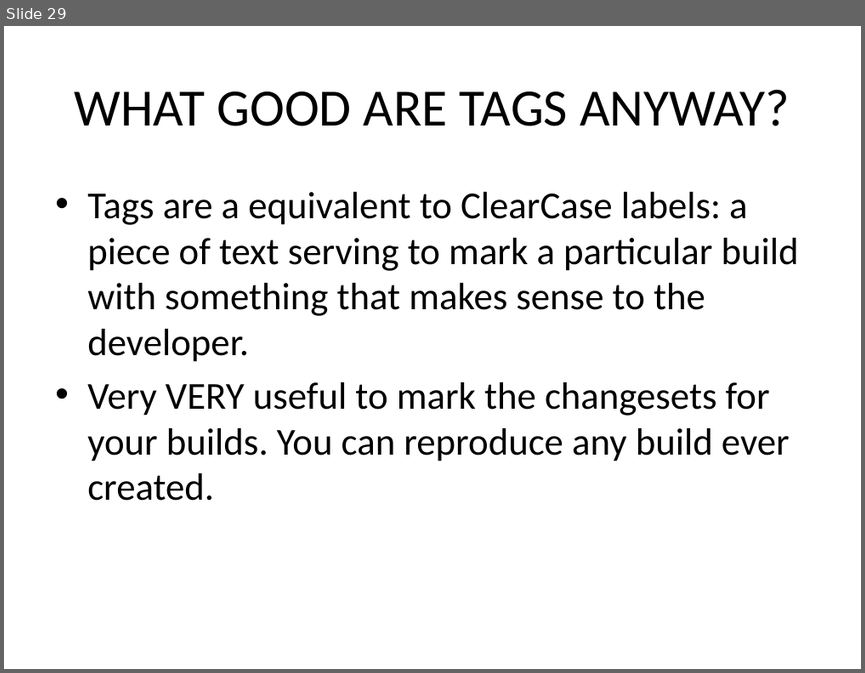
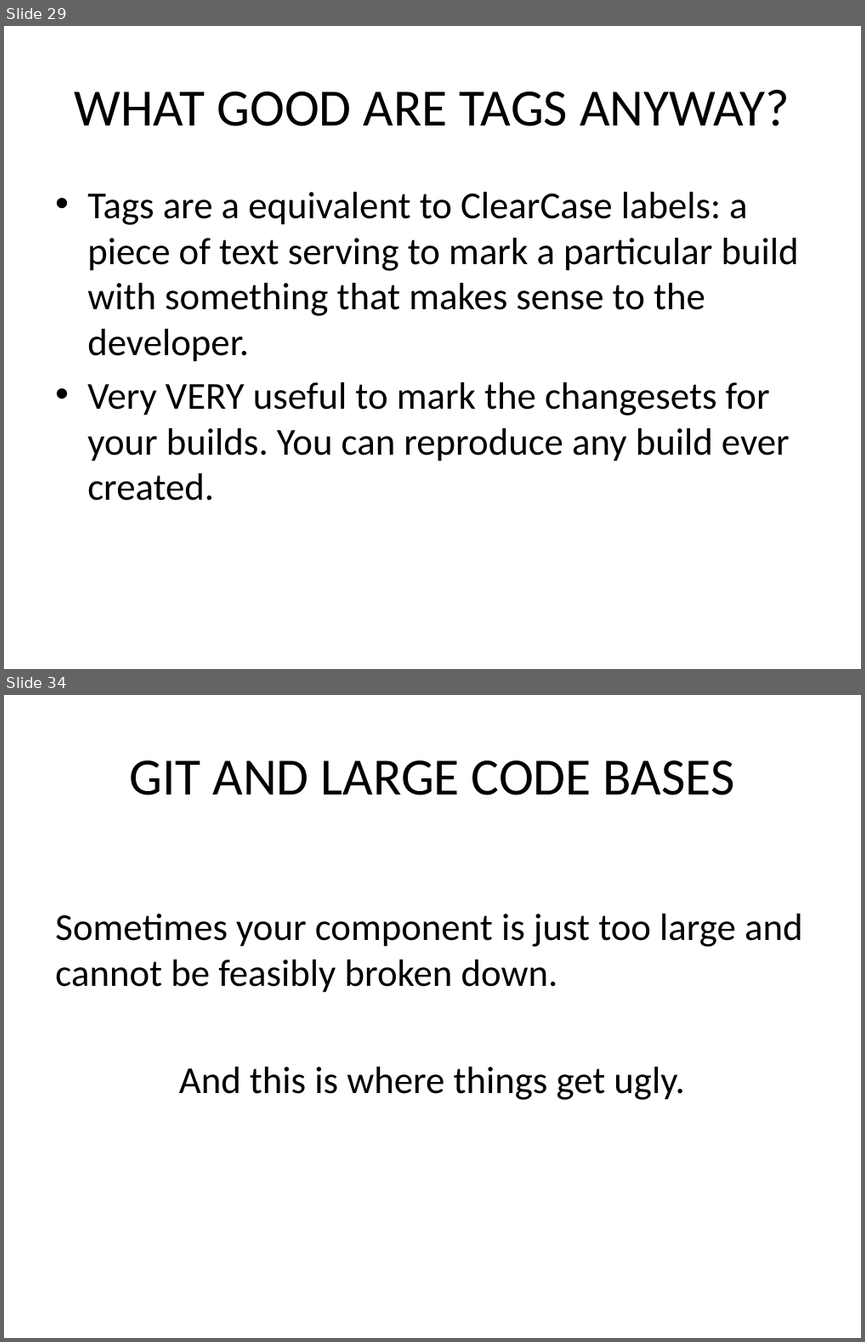
Before and after one commit to kangelov/gitdemo, a slide deck: powerpoint/An Introduction to GIT.pptx. Shown one above the other, each under a label of ours: slide 29 before the commit, slides 29 and 34 after it; the slides between them are not shown. The pictures are 865x673 and 865x1342 pixels, drawn with LibreOffice and Linux fonts; fonts in the diff are those of the drawing. Boxes give left, top, right and bottom in pixels: in the first picture for what was removed or moved away, otherwise in the second. Text is boxed around its words. In the diff, an @@ line names an element or a change of style, - is before the commit and + after.

```diff
--- a/powerpoint/An Introduction to GIT.pptx
+++ b/powerpoint/An Introduction to GIT.pptx
@@ slide 34 added at [4, 695, 861, 1338], background #FFFFFF @@
@@ title added at [129, 760, 735, 795], 44 pt, text #000000 @@
+GIT AND LARGE CODE BASES
@@ text added at [55, 913, 803, 1100], 32 pt, text #000000 @@
+Sometimes your component is just too large and cannot be feasibly broken down.
+And this is where things get ugly.
```
Also in this commit, not shown: 1 slide changed, 8 other slides added.
